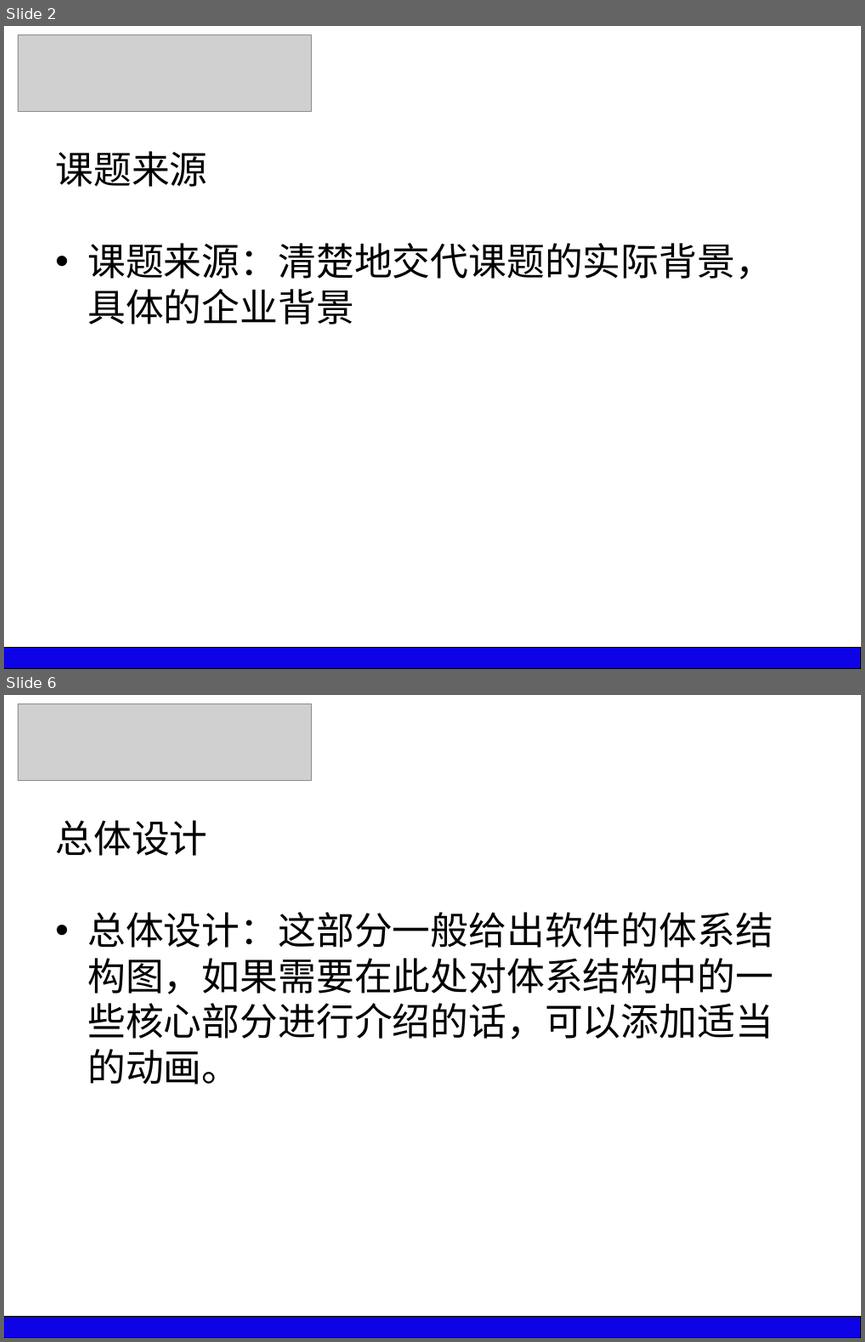
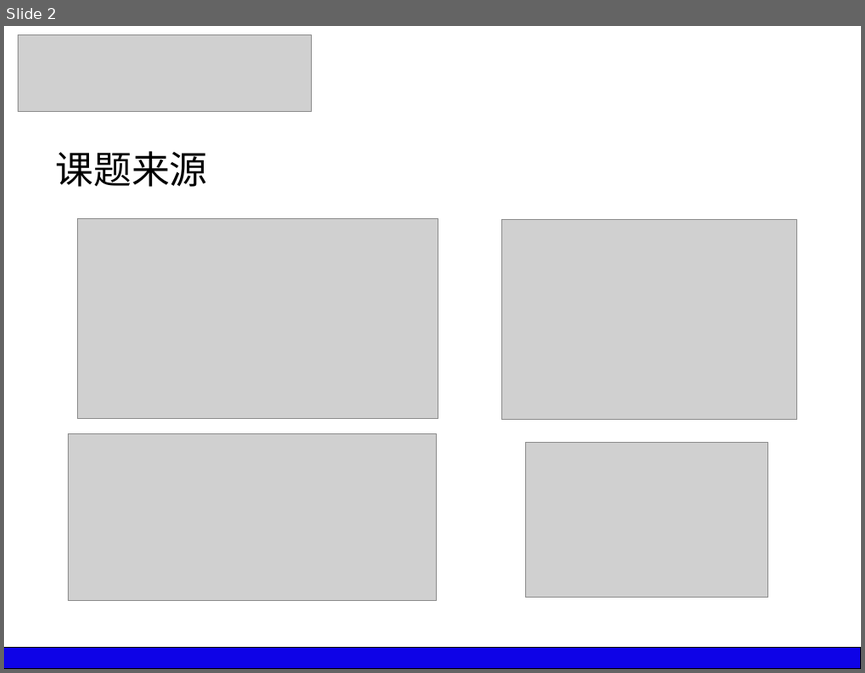
Before and after one commit to silver6wings/WeiboFilter, a slide deck: _Paper/X.最终毕业论文/0.于俊超_毕业答辩PPT.pptx. Shown one above the other, each under a label of ours: slides 2 and 6 before the commit, slide 2 after it; the slides between them are not shown. The pictures are 865x1342 and 865x673 pixels, drawn with LibreOffice and Linux fonts; fonts in the diff are those of the drawing; grey boxes stand for pictures. Boxes give left, top, right and bottom in pixels: in the first picture for what was removed or moved away, otherwise in the second. Text is boxed around its words. In the diff, an @@ line names an element or a change of style, - is before the commit and + after.

```diff
--- a/_Paper/X.最终毕业论文/0.于俊超_毕业答辩PPT.pptx
+++ b/_Paper/X.最终毕业论文/0.于俊超_毕业答辩PPT.pptx
@@ slide 6 removed at bbox=[4, 695, 861, 1338], background #FFFFFF @@
@@ picture removed at bbox=[18, 703, 312, 781] @@
@@ title removed at bbox=[55, 820, 207, 856] @@
-总体设计
@@ text removed at bbox=[87, 912, 773, 1084] @@
-• 总体设计：这部分一般给出软件的体系结构图，如果需要在此处对体系结构中的一些核心部分进行介绍的话，可以添加适当的动画。
@@ rectangle removed at bbox=[4, 1316, 861, 1338] @@
@@ slide 2 changed as well @@
@@ picture added at bbox=[78, 219, 438, 419] @@
@@ picture added at bbox=[501, 220, 796, 420] @@
@@ text removed at bbox=[87, 243, 773, 324] @@
-• 课题来源：清楚地交代课题的实际背景，具体的企业背景
@@ picture added at bbox=[69, 434, 437, 600] @@
@@ picture added at bbox=[525, 442, 767, 597] @@
```
Also in this commit, not shown: 5 other slides changed, 12 slides added, 4 other slides removed, 3 other files.
